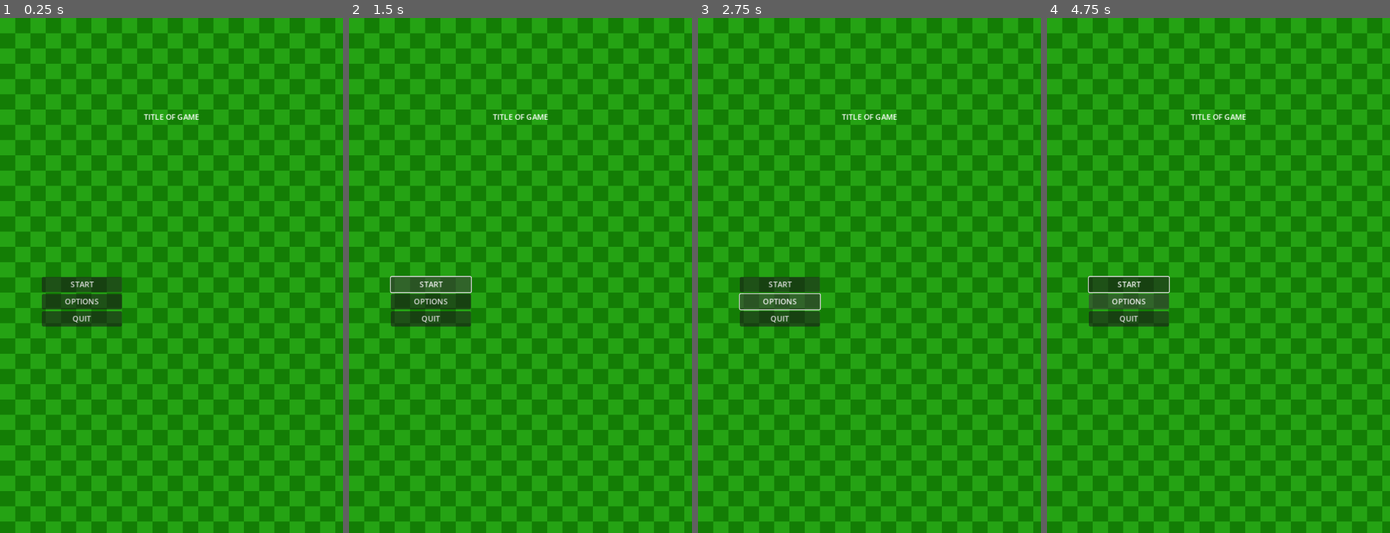
Above: before the commit, frames 1-4 (left to right).
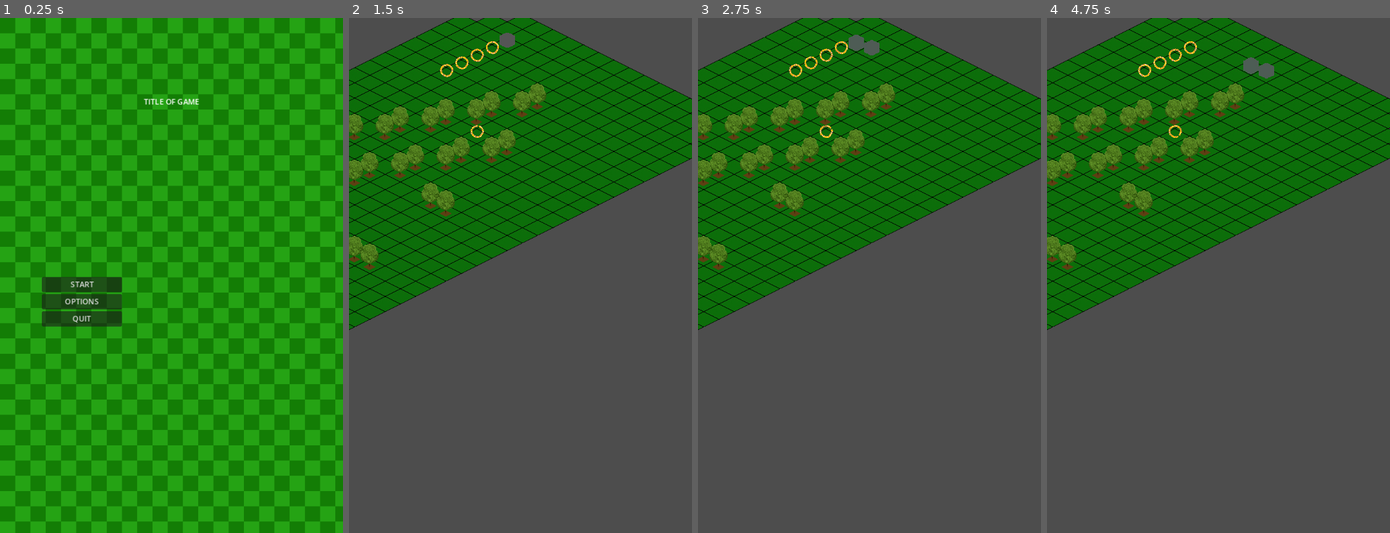
Above: after the commit, the same moments.

Repository: JanBat/GodotSandboxFun
Game: Godot game, scene res://TEMP FOLDER/control.tscn
The game is run twice, just before and just after one commit, with the same random seed, the same clock (stepped at 60 frames per second) and the same inputs. The project has no main scene, so this scene is started directly.
Inputs (mouse positions are in pixels of both pictures, inside the frame that each line leads up to):
- Up to frame 1 (0.25 s): no input
- Up to frame 2 (1.5 s): click "START" at 0.5 s; click (431, 285) at 1.25 s, where only the run before the commit has a clickable "START"
- Up to frame 3 (2.75 s): click (780, 301) at 2 s, where only the run before the commit has a clickable "OPTIONS"
- Up to frame 4 (4.75 s): hold Right (steer_right) 2.78-3.53 s; tap Up (steer_ahead) at 2.85, 3.6, 4.35 s; hold Down (steer_back) 3.53-4.28 s; hold Right (steer_right) from 4.28 s (still down)

The runs differ from the first frame. In frame 1, 94% of the frame differs, in the area x 0-100%, y 0-100%; in frame 2, 86%; in frame 3, 86%; in frame 4, 86%.

Commit message:
4AUG start

Diff:
--- a/TEMP FOLDER/control.gd
+++ b/TEMP FOLDER/control.gd
@@ -1,20 +1,22 @@
 extends Control
 
-
-# Called when the node enters the scene tree for the first time.
 func _ready():
 	pass # Replace with function body.
-
-
 # Called every frame. 'delta' is the elapsed time since the previous frame.
 func _process(delta):
 	pass
-
-
+#--------------------------------------------------------
+#  BUTTON FUCTIONS ON MAIN MENU
 func _on_start_pressed():
+	var start_scene = preload("res://level.tscn").instantiate() #Not in main function because want new game to start only when button pressed
+	start_scene.game_over.connect(on_game_over)  #Allows game over function to show handler for creating a new scene
 	print("START GAME")
-
+	get_tree().root.add_child(start_scene)
+	hide()
 
 func _on_quit_pressed():
 	get_tree().quit()
 	print("END GAME")
+#--------------------------------------------------------
+func on_game_over():
+	show()
--- a/TEMP FOLDER/control.tscn
+++ b/TEMP FOLDER/control.tscn
@@ -3,14 +3,17 @@
 [ext_resource type="Script" path="res://TEMP FOLDER/control.gd" id="1_i5i3m"]
 [ext_resource type="Texture2D" uid="uid://dp2u0h380twfn" path="res://art/Tile/GREEN BACK.png" id="2_mmc8n"]
 
-[node name="Control" type="Control"]
+[node name="MENU" type="Control"]
 layout_mode = 3
 anchors_preset = 15
 anchor_right = 1.0
 anchor_bottom = 1.0
+offset_top = -32.0
+offset_bottom = -32.0
 grow_horizontal = 2
 grow_vertical = 2
 script = ExtResource("1_i5i3m")
+metadata/_edit_lock_ = true
 
 [node name="VBoxContainer" type="VBoxContainer" parent="."]
 top_level = true
--- /dev/null
+++ b/level.gd
@@ -0,0 +1,17 @@
+extends Node2D
+
+signal game_over()
+# Called when the node enters the scene tree for the first time.
+func _ready():
+	pass # Replace with function body.
+
+
+# Called every frame. 'delta' is the elapsed time since the previous frame.
+func _process(delta):
+	pass
+
+
+func _on_snake_game_over_sig():
+	# WE WOULD LIKE TO SHOW MESSAGE
+	queue_free()
+	game_over.emit()
--- a/level.tscn
+++ b/level.tscn
@@ -1,6 +1,7 @@
-[gd_scene load_steps=10 format=3 uid="uid://dmr7tdowfbkt6"]
+[gd_scene load_steps=11 format=3 uid="uid://dmr7tdowfbkt6"]
 
 [ext_resource type="Texture2D" uid="uid://dnmv86hxm371m" path="res://art/Tile/B_Tree.png" id="1_0d431"]
+[ext_resource type="Script" path="res://level.gd" id="1_d7uvt"]
 [ext_resource type="Texture2D" uid="uid://cescbn2jhg3f5" path="res://art/Tile/green_two.png" id="2_lc2u0"]
 [ext_resource type="Texture2D" uid="uid://d1thlh812ip15" path="res://art/Tile/Tree_Two.png" id="3_thm04"]
 [ext_resource type="PackedScene" uid="uid://dsjhm1josomyh" path="res://snake.tscn" id="4_ia7tc"]
@@ -40,14 +41,14 @@
 sources/6 = SubResource("TileSetAtlasSource_b8h0c")
 sources/0 = SubResource("TileSetAtlasSource_8f8oc")
 
-[node name="TestScene" type="Node2D"]
+[node name="Level" type="Node2D"]
 top_level = true
+script = ExtResource("1_d7uvt")
 
 [node name="TileMap" type="TileMap" parent="."]
 y_sort_enabled = true
 position = Vector2(300, 40)
 tile_set = SubResource("TileSet_jhh53")
-collision_visibility_mode = 1
 format = 2
 layer_0/name = "base"
 layer_0/y_sort_enabled = true
@@ -94,3 +95,7 @@
 position = Vector2(-31, 51)
 tile_map = NodePath("..")
 grid_location = Vector2(0, 4)
+
+[connection signal="game_over_sig" from="TileMap/Snake" to="." method="_on_snake_game_over_sig"]
+
+[editable path="TileMap/Snake"]
--- a/snake.gd
+++ b/snake.gd
@@ -3,6 +3,7 @@
 const SnakeSegment = preload("res://snake_body_segment.tscn")
 
 signal moved(from: Vector2, to: Vector2)
+signal game_over_sig()
 
 var direction: Vector2 = Vector2.ZERO
 var new_direction: Vector2 = Vector2.ZERO
@@ -139,4 +140,4 @@
 	game_over()
 
 func game_over():
-	pass # Replace with function body.
+	game_over_sig.emit()
--- a/snake_body_segment.tscn
+++ b/snake_body_segment.tscn
@@ -16,6 +16,7 @@
 shape = SubResource("RectangleShape2D_15mlp")
 
 [node name="Sprite2D" type="Sprite2D" parent="."]
+z_index = 1
 material = ExtResource("2_hgd24")
 position = Vector2(0.5, -4)
 scale = Vector2(1, 1.075)
